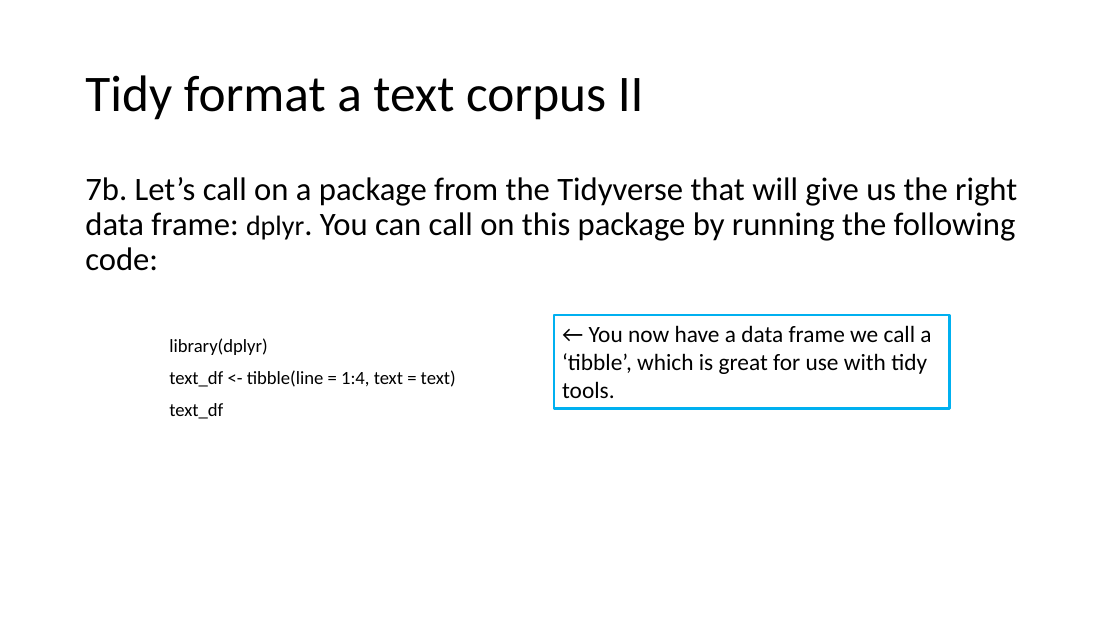
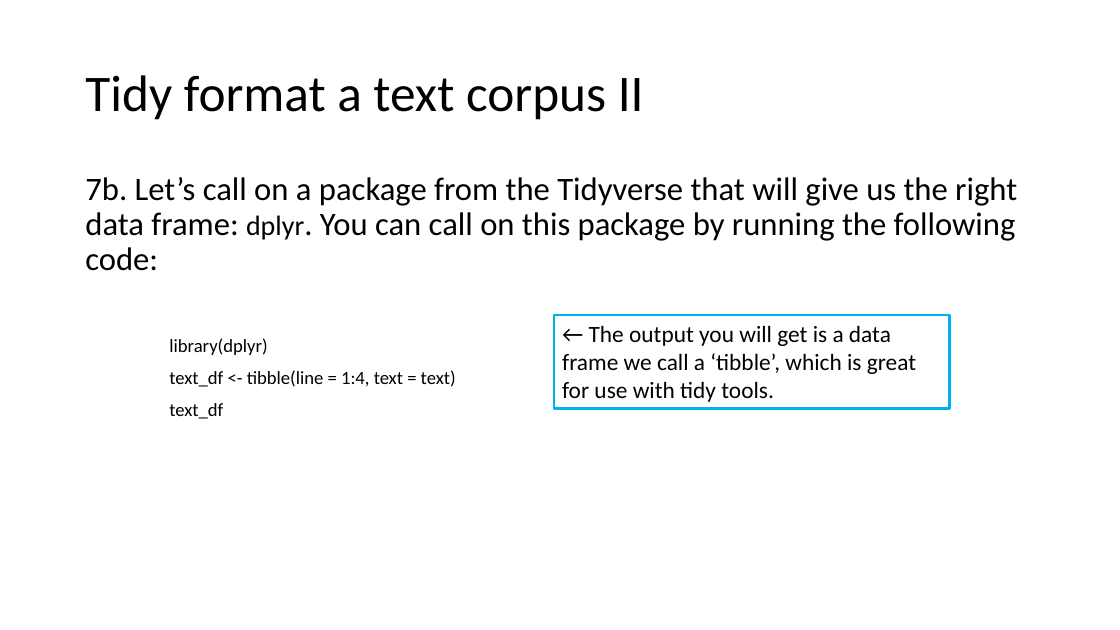
Before and after one commit to UtrechtUniversity/workshop-r-for-humanities, a slide deck: slide 6 of slides/tidytext_slides.pptx (slide 5 before the commit). Drawn at 1120x630 pixels with LibreOffice and Linux fonts; fonts in the diff are those of the drawing. Boxes give left, top, right and bottom in pixels: in the first picture for what was removed or moved away, otherwise in the second. Text is boxed around its words. In the diff, an @@ line names an element or a change of style, - is before the commit and + after.

```diff
--- a/slides/tidytext_slides.pptx
+++ b/slides/tidytext_slides.pptx
@@ text in rectangle at <box>562,325,916,402</box>: text changed @@
-← You now have a data frame we call a ‘tibble’, which is great for use with tidy tools.
+← The output you will get is a data frame we call a ‘tibble’, which is great for use with tidy tools.
```
Also in this commit, not shown: 4 other slides changed, 1 slide added, 38 other files.
